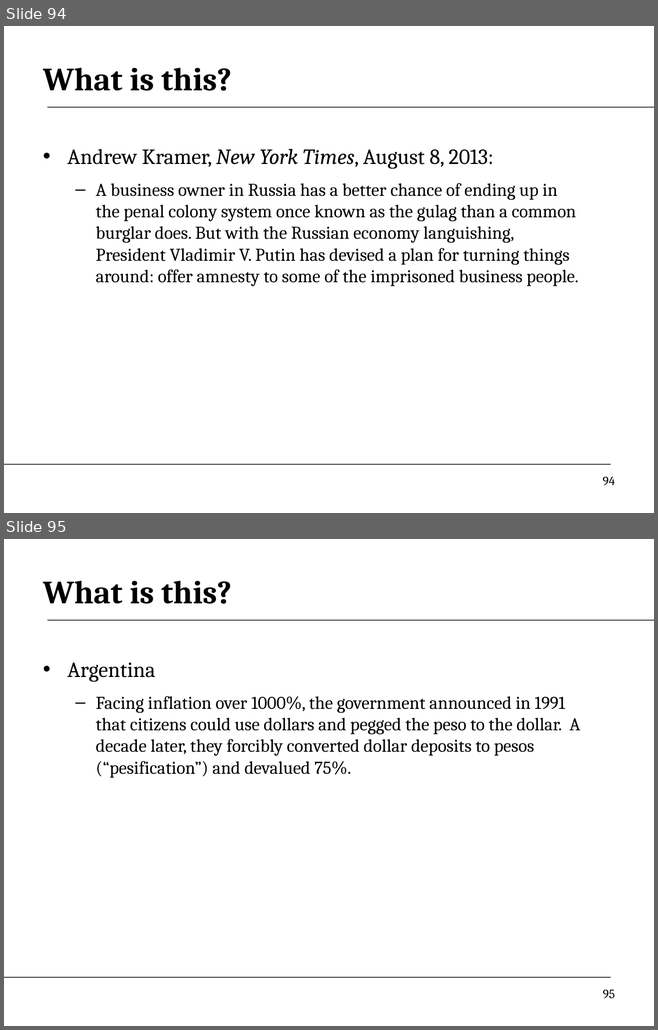
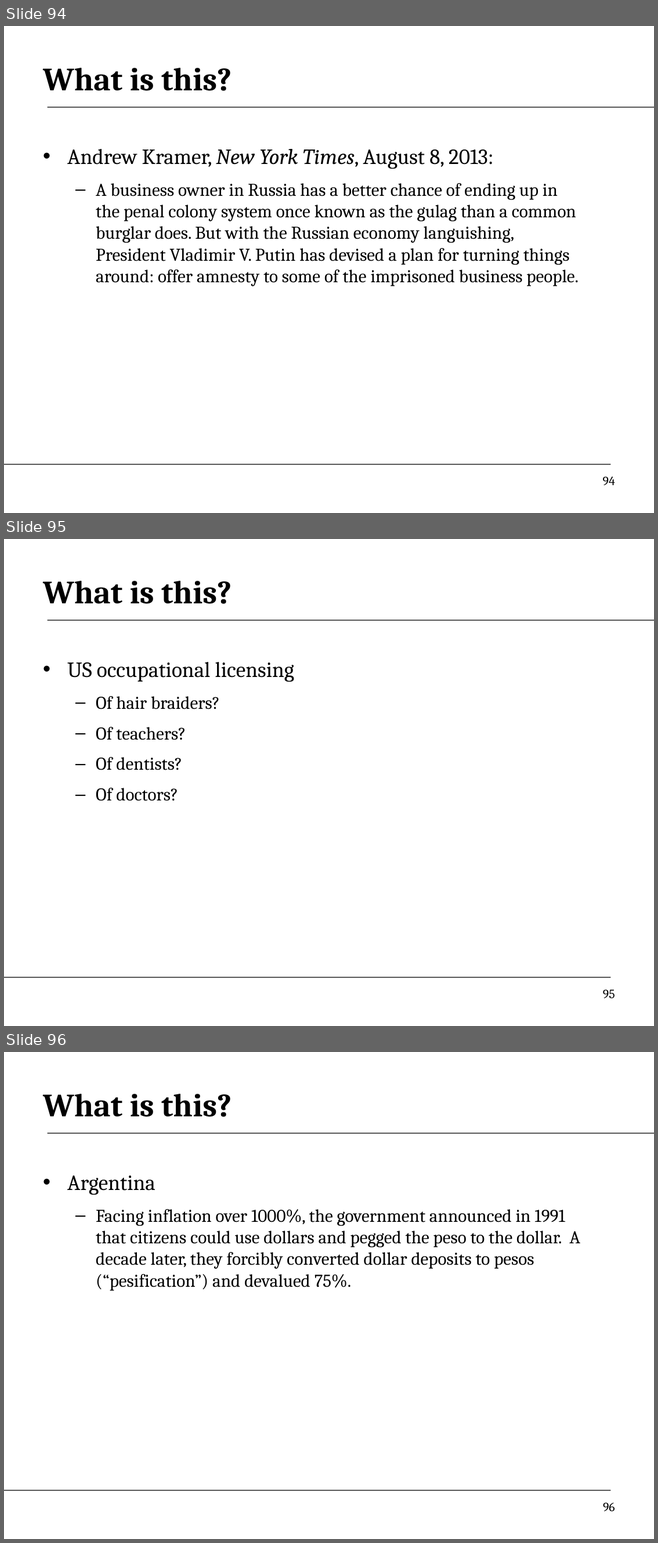
Before and after one commit to DaveBackus/Global_Economy, a slide deck: Slides/slides_growth2_f14.pptx. Shown one above the other, each under a label of ours: slides 94 and 95 before the commit, slides 94, 95 and 96 after it. The pictures are 658x1030 and 658x1543 pixels, drawn with LibreOffice and Linux fonts; fonts in the diff are those of the drawing. Boxes give left, top, right and bottom in pixels: in the first picture for what was removed or moved away, otherwise in the second. Text is boxed around its words. In the diff, an @@ line names an element or a change of style, - is before the commit and + after.

```diff
--- a/Slides/slides_growth2_f14.pptx
+++ b/Slides/slides_growth2_f14.pptx
@@ slide 95 added at bbox=[4, 539, 654, 1026], background #FFFFFF; not listed: 2 template elements that a slide beside it also shows @@
@@ title added at bbox=[43, 581, 231, 604], 36 pt, text #000000, bold @@
+What is this?
@@ text added at bbox=[67, 662, 294, 801], 20 pt, text #000000 @@
+• US occupational licensing
+  – Of hair braiders?
+  – Of teachers?
+  – Of dentists?
+  – Of doctors?
@@ page number added at bbox=[603, 990, 615, 998], 14 pt, text #000000 @@
+95
@@ what was slide 95 is now slide 96 @@
@@ page number at bbox=[603, 1503, 615, 1511]: text changed @@
-95
+96
```
Also in this commit, not shown: 16 other files.
